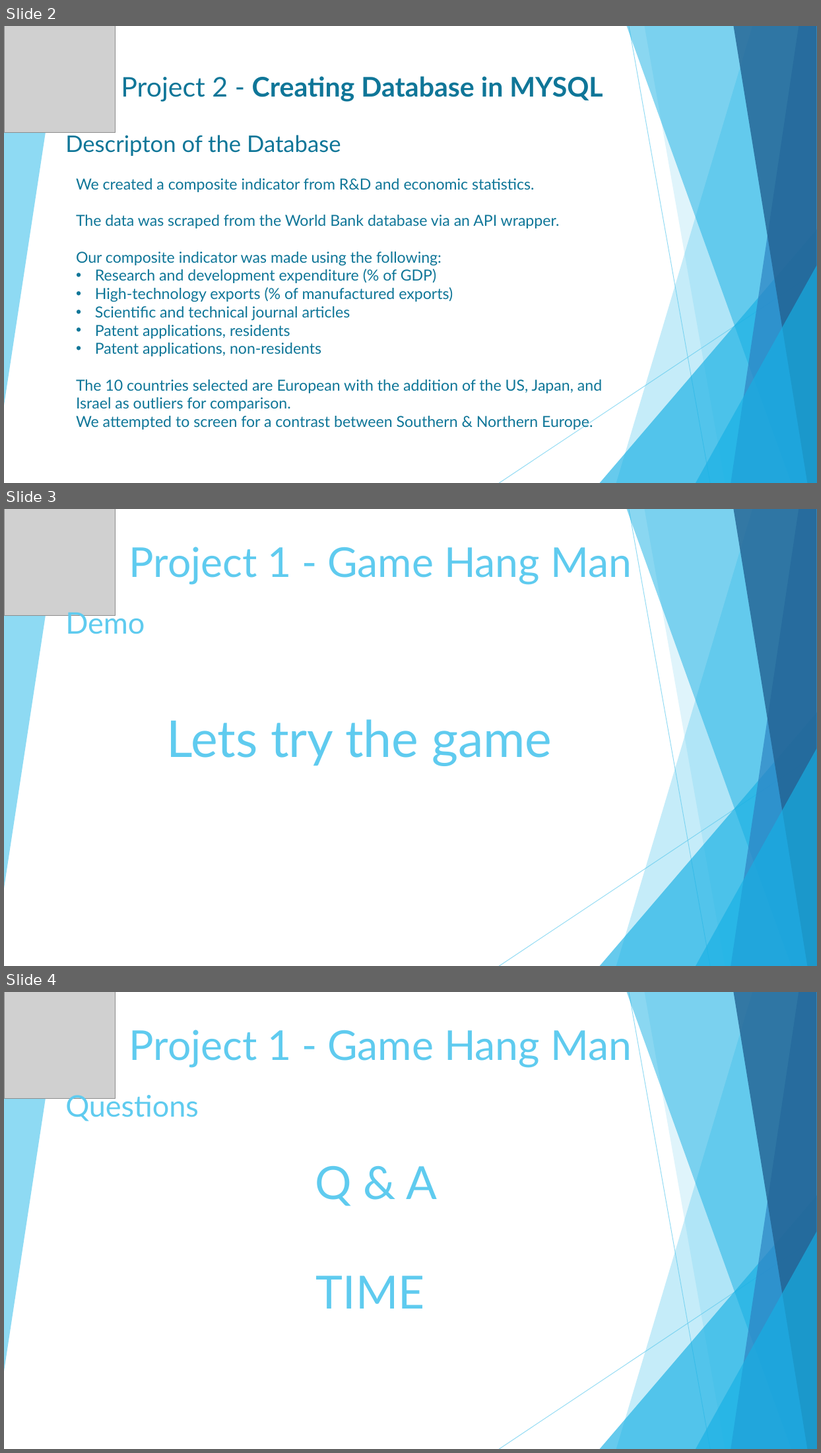
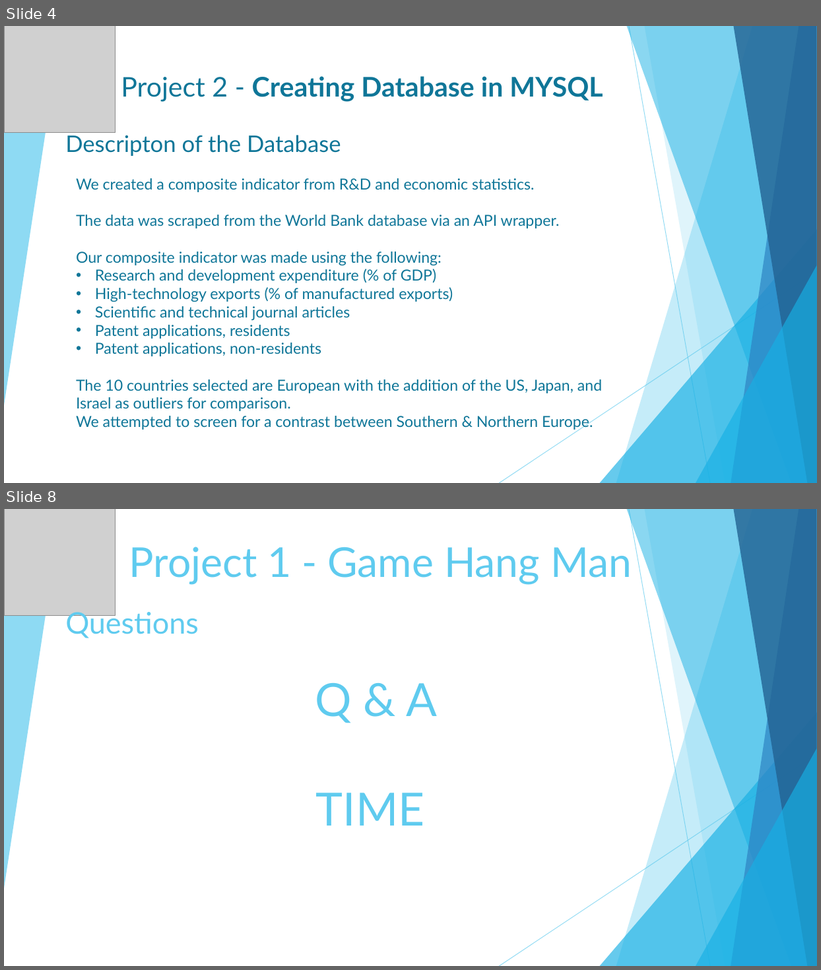
Before and after one commit to Edgart371/Project-2-Composite-Indicators, a slide deck: Project2 WorldBank technology.pptx. Shown one above the other, each under a label of ours: slides 2, 3 and 4 before the commit, slides 4 and 8 after it; the slides between them are not shown. The pictures are 821x1453 and 821x970 pixels, drawn with LibreOffice and Linux fonts; fonts in the diff are those of the drawing; grey boxes stand for pictures. Boxes give left, top, right and bottom in pixels: in the first picture for what was removed or moved away, otherwise in the second. Text is boxed around its words. In the diff, an @@ line names an element or a change of style, - is before the commit and + after.

Commit message:
project2

```diff
--- a/Project2 WorldBank technology.pptx
+++ b/Project2 WorldBank technology.pptx
@@ slide 3 removed at (4,509,817,966), background #FFFFFF; not listed: 10 template elements that a slide beside it also shows @@
@@ picture removed at (4,509,115,616) @@
@@ title removed at (129,547,632,585) @@
-Project 1 - Game Hang Man
@@ text removed at (65,608,145,634) @@
-Demo
@@ text removed at (166,720,552,766) @@
-Lets try the game
@@ what was slide 2 is now slide 4 @@
@@ what was slide 4 is now slide 8 @@
```
Also in this commit, not shown: 5 slides added, 4 other files.
